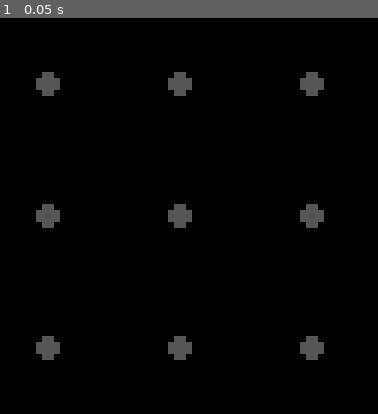
Above: before the commit, frame 1.
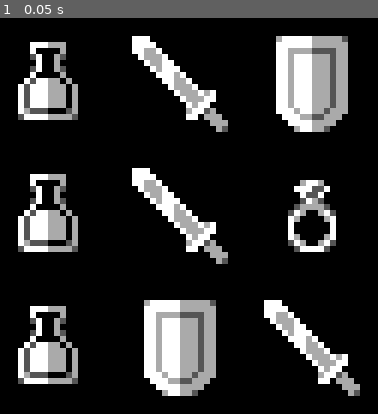
Above: after the commit, the same moment.

Repository: kneghtmare/godot-inventory
Game: Godot game, scene res://InventoryContainer.tscn
Two runs of this game, one before a commit and one after it. Both use one fixed random seed, a clock stepped at 60 frames per second and the inputs below.
Inputs:
- Up to frame 1 (0.05 s): no input

The runs differ from the first frame. In frame 1, 21% of the frame differs, in the area x 4-96%, y 4-96%.

Commit message:
Displays the correct items now

Diff:
--- a/InventoryDisplay.gd
+++ b/InventoryDisplay.gd
@@ -1,12 +1,18 @@
 extends GridContainer
 
-var inventory = preload("res://Inventory.tres")
+var inventory: Inventory = preload("res://Inventory.tres")
 
 func _ready() -> void:
 	inventory.connect("items_changed",self,"_on_items_changed")
+	update_inventory_display()
 
 
-func update_inventory_slot_display(item_index):
+func update_inventory_display() -> void:
+	for item_index in inventory.items.size():
+		update_inventory_slot_display(item_index)
+
+
+func update_inventory_slot_display(item_index: int) -> void:
 	var inventorySlotDisplay: InventorySlotDisplay = get_child(item_index)
 	var item = inventory.items[item_index]
 	inventorySlotDisplay.display_item(item)
